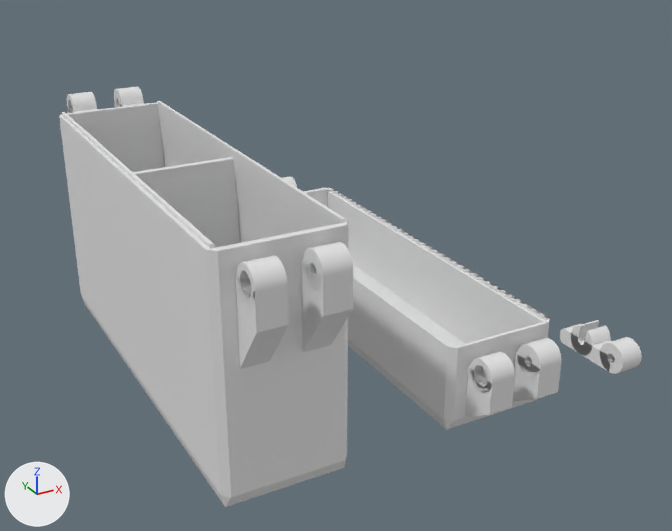
A saved change to the Blender file box-2.blend.
Both versions are drawn from a 50 mm camera at (-8.7, -21.6, 9.6) aimed at (4.8, 2.9, -2.6). Every picture has the same lights, and +X, +Y and +Z are marked at lower left. The first picture is the older version.

The scene before the commit, as lines of its bpy script (objects in view):
```python
me_cylinder_010 = bpy.data.meshes.new('Cylinder.010')
me_cylinder_010.from_pydata(...)  # 1460 vertices, 814 faces; spans x -1.9..1.9, y -4.4..11.8, z -5.8..2.0
me_cylinder_010.materials.append(None)
me_cylinder_023 = bpy.data.meshes.new('Cylinder.023')
me_cylinder_023.from_pydata(...)  # 968 vertices, 533 faces; spans x 5.3..9.0, y -4.1..12.1, z -5.9..-2.6
me_cylinder_023.materials.append(None)
me_cylinder_024 = bpy.data.meshes.new('Cylinder.024')
me_cylinder_024.from_pydata(...)  # 452 vertices, 233 faces; spans x 11.43..12.23, y -3.6..-0.73, z -5.45..-4.45
me_cylinder_024.materials.append(None)
ob_bottom = bpy.data.objects.new('Bottom', me_cylinder_010)
ob_bottom.location = (0.0, 0.0, 0.0)
ob_hinge_lock_pin_top_001 = bpy.data.objects.new('Hinge Lock Pin Top.001', me_cylinder_024)
ob_hinge_lock_pin_top_001.location = (0.0, 0.0, 0.0)
ob_top = bpy.data.objects.new('Top', me_cylinder_023)
ob_top.location = (0.0, 0.0, 0.0)
```
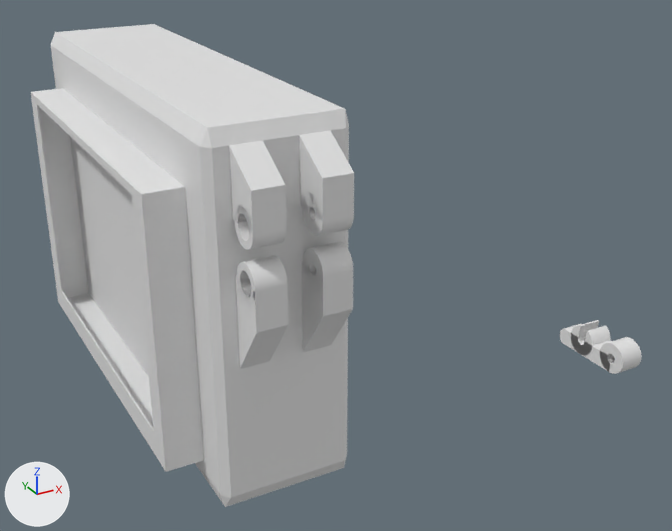
Commit message: update box

Diff of the bpy script that builds the scene:
```diff
--- a/box-2.blend.py
+++ b/box-2.blend.py
@@ me_cylinder_010 @@
 # used by ob_bottom; location = (0.0, 0.0, 0.0)
-me_cylinder_010.from_pydata(...)  # 1460 vertices, 814 faces; spans x -1.9..1.9, y -4.4..11.8, z -5.8..2.0
+me_cylinder_010.from_pydata(...)  # 1484 vertices, 826 faces; spans x -2.9..1.9, y -4.4..11.8, z -5.8..2.0
+# me_cylinder_010 part 1: a new loose piece of 24 vertices spanning x -2.9..-1.9, y -2.0..9.4, z -4.9..1.5
@@ me_cylinder_023 @@
 # used by ob_top; location = (0.0, 0.0, 0.0)
-me_cylinder_023.from_pydata(...)  # 968 vertices, 533 faces; spans x 5.3..9.0, y -4.1..12.1, z -5.9..-2.6
+me_cylinder_023.from_pydata(...)  # 1112 vertices, 667 faces; spans x -1.8..2.9, y -5.9..10.3, z -2.3..1.0
+# me_cylinder_023 part 2: the loose piece of 80 vertices spanning x 5.9..6.7, y -4.1..-3.0, z -5.5..-3.8 is moved by (-7.1, -1.8, 3.6)
+# me_cylinder_023 part 3: the loose piece of 260 vertices spanning x 5.9..6.7, y -4.1..-3.1, z -4.3..-3.3 is moved by (-7.1, -1.8, 3.6)
+# me_cylinder_023 part 4: the loose piece of 80 vertices spanning x 7.6..8.4, y -4.1..-3.0, z -5.5..-3.8 is moved by (-7.1, -1.8, 3.6)
+# me_cylinder_023 part 5: the loose piece of 260 vertices spanning x 7.6..8.4, y -4.1..-3.1, z -4.3..-3.3 is moved by (-7.1, -1.8, 3.6)
+# me_cylinder_023 part 6: the loose piece of 50 vertices spanning x 5.3..9.0, y -3.0..11.0, z -5.9..-3.0 is moved by (-7.1, -1.8, 3.6)
+# me_cylinder_023 part 7: a new loose piece of 24 vertices spanning x 1.9..2.9, y -3.5..7.9, z -0.6..0.5
+# me_cylinder_023 part 8: the loose piece of 194 vertices spanning x 6.7..7.5, y 11.1..12.1, z -3.6..-2.6 is deleted
+# other edits to the shape of me_cylinder_023 do not show in these pictures
@@ ob_top @@
 ob_top = bpy.data.objects.new('Top', me_cylinder_023)
-ob_top.location = (0.0, 0.0, 0.0)
+ob_top.location = (0.05, 1.45, 1.98)
+ob_top.rotation_euler = (0.0, 3.142, 0.0)  # degrees (0, 180, 0)
```

Location of each change, [x1, y1, x2, y2] in pixels of the pictures (672 x 531 px; the box of a moved part takes in the faces that stretch with it):
'Bottom', reshaped: before [59, 86, 353, 507]; after [35, 126, 353, 507]
'Top', reshaped, moved, turned: before [282, 176, 562, 430]; after [31, 24, 354, 251]
part 1 of me_cylinder_010, added: after [35, 126, 204, 472]
part 2 of me_cylinder_023, moved or reshaped: before [465, 366, 515, 417]; after [299, 131, 354, 221]
part 3 of me_cylinder_023, moved or reshaped: before [470, 352, 515, 393]; after [302, 193, 354, 236]
part 4 of me_cylinder_023, moved or reshaped: before [513, 352, 561, 402]; after [229, 141, 286, 235]
part 5 of me_cylinder_023, moved or reshaped: before [517, 338, 562, 378]; after [234, 205, 286, 250]
part 6 of me_cylinder_023, moved or reshaped: before [304, 188, 550, 430]; after [51, 24, 349, 251]
part 7 of me_cylinder_023, added: after [31, 88, 189, 242]
part 8 of me_cylinder_023, deleted (mostly hidden): before [282, 176, 297, 188]
